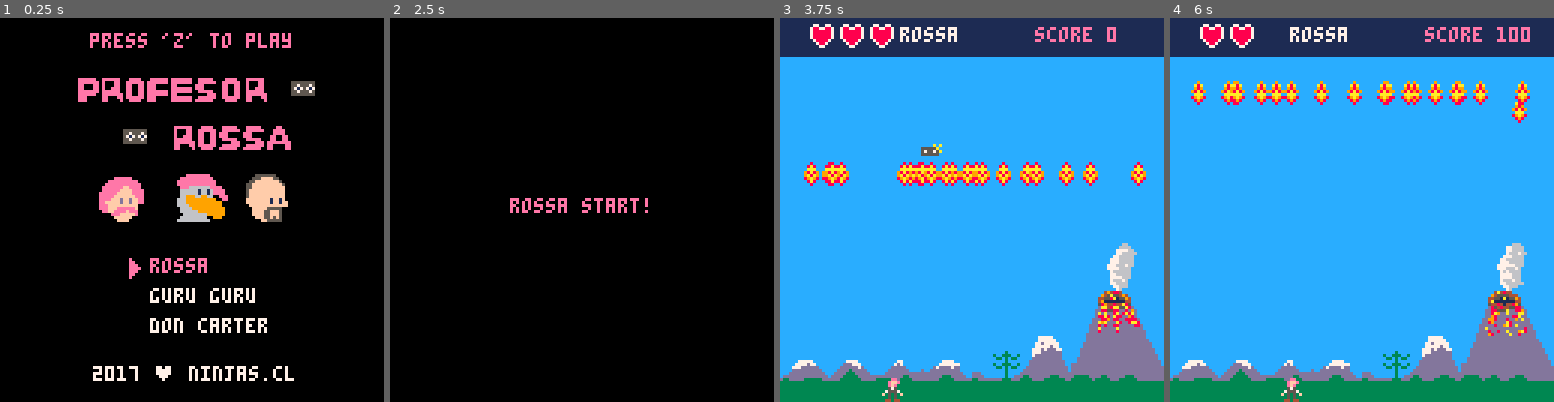
Above: before the commit, frames 1-4 (left to right).
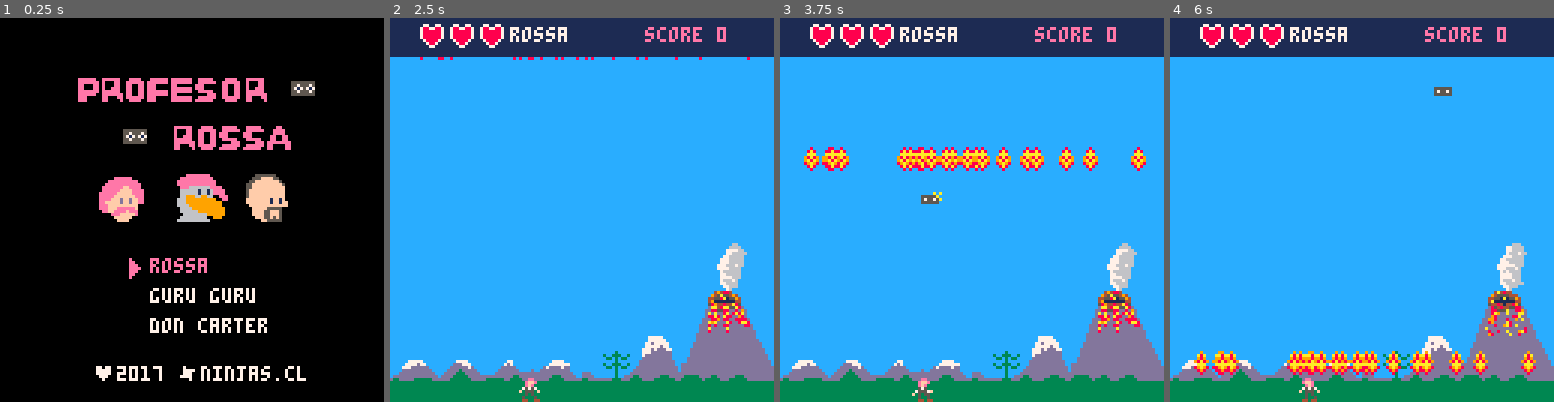
Above: after the commit, the same moments.

Repository: NinjasCL/rossa
Game: PICO-8 cartridge rossa.p8
The game is run twice, just before and just after one commit, with the same random seed, the same clock (stepped at 60 frames per second) and the same inputs.
Inputs:
- Up to frame 1 (0.25 s): no input
- Up to frame 2 (2.5 s): tap X (X key) at 0.33, 1.07, 1.85 s; tap O (Z key) at 0.7, 1.7, 2.1 s; hold Right 1.6-2.1 s; hold Up 2.15-2.42 s; hold Right from 2.47 s (still down)
- Up to frame 3 (3.75 s): tap O (Z key) every 0.4 s from 2.5 to 3.7 s; tap X (X key) at 2.97 s; release Right at 3.03 s; hold Left 3.08-3.58 s; hold Down from 3.63 s (still down)
- Up to frame 4 (6 s): release Down at 3.97 s; hold Right 4.02-4.68 s; tap X (X key) at 4.08, 5.2 s; tap O (Z key) every 0.4 s from 4.1 to 5.7 s; hold Up 4.73-5.03 s; hold Left 5.08-5.68 s; hold Down from 5.73 s (still down)

The runs differ from the first frame. In frame 1, 1.6% of the frame differs, in the area x 23-80%, y 3-95%; in frame 2, 100%, in the area x 0-100%, y 0-100%; in frame 3, 4.7%; in frame 4, 5.7%.

Commit message:
fixed bugs
lower difficulty

Diff:
--- a/rossa.p8
+++ b/rossa.p8
@@ -1,5 +1,5 @@
 pico-8 cartridge // http://www.pico-8.com
-version 8
+version 18
 __lua__
 -- profesor rossa
 -- ninjas.cl
@@ -479,12 +479,19 @@
 	end
 
 	if btnp(buttons.left)
-		or btnp(buttons.right) then
+		or btnp(buttons.right)
+		or btnp(buttons.a)
+		or btnp(buttons.b)
+		or btnp(buttons.up)
+		or btnp(buttons.down)
+		 then
 				audio.sfx = game.sfxs.walk
 	end
 
 
-	if btn(buttons.left) then
+	if btn(buttons.left)
+	or btn(buttons.b)
+	or btn(buttons.down)then
 
 			if player.is_hurt() then
 				player.state =
@@ -506,12 +513,15 @@
 				player.pos.x -
 				game.difficulty.speed
 
-			player.pos.x = max(0,
-																player.pos.x)
-
-	end
-
-	if btn(buttons.right) then
+			-- check collision left
+			-- give 4 pixel more allowed
+			player.pos.x = max(-4, player.pos.x)
+
+	end
+
+	if btn(buttons.right)
+	or btn(buttons.a)
+	or btn(buttons.up) then
 
 			if player.is_hurt() then
 				player.state =
@@ -533,9 +543,10 @@
 				player.pos.x +
 				game.difficulty.speed
 
+			-- check collision right
+			-- give 4 pixel more allowed
 			player.pos.x = min(
-											screen.width -
-											bitmap_unit,
+											screen.width - bitmap_unit + 4,
 											player.pos.x)
 	end
 
@@ -996,12 +1007,12 @@
 
 gameplay.score = {}
 gameplay.score.step = 1
-gameplay.score.limit = 500
+gameplay.score.limit = 250
 
 gameplay.score.check =
 function ()
 
-	-- give life every 500 points
+	-- give life every 250 points
 
 	if flr(player.score) >=
 	gameplay.score.step *
@@ -1115,7 +1126,10 @@
 
 end
 
-gameover = {}
+gameover = {
+  continue = false
+}
+
 gameover.draw =
 function ()
 
@@ -1134,8 +1148,30 @@
 	if game.state ==
 		game.states.over_idle then
 
-		if btn(buttons.a) then
-			_init()
+		-- restart
+
+		if game.time.wait(3) then
+				gameover.continue = true
+		end
+
+		if gameover.continue then
+				if btn(buttons.a)
+				or btn(buttons.b)
+				or btn(buttons.left)
+				or btn(buttons.right)
+				or btn(buttons.up)
+				or btn(buttons.down)
+				then
+				  gameover.continue = false
+					_init()
+				end
+		end
+
+		-- 15 seconds to restart
+		-- if no input is given
+		if game.time.wait(15) then
+		  gameover.continue = false
+		  _init()
 		end
 
 		local x = 50
@@ -1193,8 +1229,8 @@
 			player.score,x ,y + 40,
 			colors.yellow)
 
-		print("press 'z' to restart",
-		x - 20, y + 70, colors.white)
+		--print("press 'z' to restart",
+		--x - 20, y + 70, colors.white)
 
 	end
 end
@@ -1264,7 +1300,7 @@
 	local state = pointer.state
 					or states.rossa
 
-	if btnp(buttons.up) then
+	if btnp(buttons.up) or btnp(buttons.left) then
 
 		audio.sfx = game.sfxs.click
 
@@ -1287,7 +1323,7 @@
 		end
 	end
 
-	if btnp(buttons.down) then
+	if btnp(buttons.down) or btnp(buttons.right) then
 
 		audio.sfx = game.sfxs.click
 
@@ -1403,17 +1439,17 @@
 
 		menu.options.draw()
 
-		print("press 'z' to play",
-			menu.logo.pos.x + 5,
-			menu.logo.pos.y - 15,
-			colors.pink)
-
-		print("2017 ♥ ninjas.cl",
+		--print("press 'z' to play",
+		--	menu.logo.pos.x + 5,
+		--	menu.logo.pos.y - 15,
+		--	colors.pink)
+
+		print("♥2017 ✽ninjas.cl",
 			menu.logo.pos.x + 6,
 			menu.logo.pos.total_y + 40,
 			colors.white)
 
-		if btnp(buttons.a) then
+		if btnp(buttons.a) or btnp(buttons.b) then
 			game.state =
 				game.states.play
 		end
@@ -1460,8 +1496,7 @@
 
  entities.items = {}
  entities.vhs.counter = 0
- entities.vhs.showing_score =
- 																							false
+ entities.vhs.showing_score = false
  entities.vhs.last = nil
 
  game.time.frame_counter = 0
@@ -1469,7 +1504,7 @@
  menu.pointer.state =
  	menu.pointer.states.rossa
 
- game.difficulty.speed = 1.5
+ game.difficulty.speed = 1
 
 end
 
@@ -1658,156 +1790,22 @@
 000000000000000028292a2b2c2e2e2f0000007374747878787874747500464646737474787878787474750000000073747478787878747475000062637b7c0070717d7e467071abac00471011461314151617464600000000000000000000000000000000000000000000000000000000000000000000000000000000000000
 303132333435363738393a3b3c3d3e3f00000000000000464646464600000000000000000000000000000000000000000000000000000000000000737879750073787975007378797500004747474646464700004600000000000000000000000000000000000000000000000000000000000000000000000000000000000000
 2d2d2d2d2d2d2d2d2d2d2d2d2d2d2d2d00000000004646464646464646464646000000000000000000000000000000000000000000000000000000000000000000000000000000000000004747474700000000000000000000000000000000000000000000000000000000000000000000000000000000000000000000000000
-0000000000000000000000000000000000000000000000000000000000000000000000000000000000000000000000000000000000000000000000000000000000000000000000000000000000000000000000000000000000000000000000000000000000000000000000000000000000000000000000000000000000000000
-0000000000000000000000000000000000000000000000000000000000000000000000000000000000000000000000000000000000000000000000000000000000000000000000000000000000000000000000000000000000000000000000000000000000000000000000000000000000000000000000000000000000000000
-0000000000000000000000000000000000000000000000000000000000000000000000000000000000000000000000000000000000000000000000000000000000000000000000000000000000000000000000000000000000000000000000000000000000000000000000000000000000000000000000000000000000000000
-0000000000000000000000000000000000000000000000000000000000000000000000000000000000000000000000000000000000000000000000000000000000000000000000000000000000000000000000000000000000000000000000000000000000000000000000000000000000000000000000000000000000000000
-0000000000000000000000000000000000000000000000000000000000000000000000000000000000000000000000000000000000000000000000000000000000000000000000000000000000000000000000000000000000000000000000000000000000000000000000000000000000000000000000000000000000000000
-0000000000000000000000000000000000000000000000000000000000000000000000000000000000000000000000000000000000000000000000000000000000000000000000000000000000000000000000000000000000000000000000000000000000000000000000000000000000000000000000000000000000000000
-0000000000000000000000000000000000000000000000000000000000000000000000000000000000000000000000000000000000000000000000000000000000000000000000000000000000000000000000000000000000000000000000000000000000000000000000000000000000000000000000000000000000000000
-0000000000000000000000000000000000000000000000000000000000000000000000000000000000000000000000000000000000000000000000000000000000000000000000000000000000000000000000000000000000000000000000000000000000000000000000000000000000000000000000000000000000000000
-0000000000000000000000000000000000000000000000000000000000000000000000000000000000000000000000000000000000000000000000000000000000000000000000000000000000000000000000000000000000000000000000000000000000000000000000000000000000000000000000000000000000000000
-0000000000000000000000000000000000000000000000000000000000000000000000000000000000000000000000000000000000000000000000000000000000000000000000000000000000000000000000000000000000000000000000000000000000000000000000000000000000000000000000000000000000000000
-0000000000000000000000000000000000000000000000000000000000000000000000000000000000000000000000000000000000000000000000000000000000000000000000000000000000000000000000000000000000000000000000000000000000000000000000000000000000000000000000000000000000000000
-0000000000000000000000000000000000000000000000000000000000000000000000000000000000000000000000000000000000000000000000000000000000000000000000000000000000000000000000000000000000000000000000000000000000000000000000000000000000000000000000000000000000000000
-0000000000000000000000000000000000000000000000000000000000000000000000000000000000000000000000000000000000000000000000000000000000000000000000000000000000000000000000000000000000000000000000000000000000000000000000000000000000000000000000000000000000000000
-0000000000000000000000000000000000000000000000000000000000000000000000000000000000000000000000000000000000000000000000000000000000000000000000000000000000000000000000000000000000000000000000000000000000000000000000000000000000000000000000000000000000000000
-0000000000000000000000000000000000000000000000000000000000000000000000000000000000000000000000000000000000000000000000000000000000000000000000000000000000000000000000000000000000000000000000000000000000000000000000000000000000000000000000000000000000000000
-0000000000000000000000000000000000000000000000000000000000000000000000000000000000000000000000000000000000000000000000000000000000000000000000000000000000000000000000000000000000000000000000000000000000000000000000000000000000000000000000000000000000000000
-0000000000000000000000000000000000000000000000000000000000000000000000000000000000000000000000000000000000000000000000000000000000000000000000000000000000000000000000000000000000000000000000000000000000000000000000000000000000000000000000000000000000000000
-0000000000000000000000000000000000000000000000000000000000000000000000000000000000000000000000000000000000000000000000000000000000000000000000000000000000000000000000000000000000000000000000000000000000000000000000000000000000000000000000000000000000000000
-0000000000000000000000000000000000000000000000000000000000000000000000000000000000000000000000000000000000000000000000000000000000000000000000000000000000000000000000000000000000000000000000000000000000000000000000000000000000000000000000000000000000000000
-0000000000000000000000000000000000000000000000000000000000000000000000000000000000000000000000000000000000000000000000000000000000000000000000000000000000000000000000000000000000000000000000000000000000000000000000000000000000000000000000000000000000000000
-0000000000000000000000000000000000000000000000000000000000000000000000000000000000000000000000000000000000000000000000000000000000000000000000000000000000000000000000000000000000000000000000000000000000000000000000000000000000000000000000000000000000000000
-0000000000000000000000000000000000000000000000000000000000000000000000000000000000000000000000000000000000000000000000000000000000000000000000000000000000000000000000000000000000000000000000000000000000000000000000000000000000000000000000000000000000000000
-0000000000000000000000000000000000000000000000000000000000000000000000000000000000000000000000000000000000000000000000000000000000000000000000000000000000000000000000000000000000000000000000000000000000000000000000000000000000000000000000000000000000000000
-…(130 lines of a section not shown)…
+…(19 lines of a section not shown)…
Not shown, changed: 129 lines of the sprite sheet (__gfx__) section of rossa.p8
Not shown, changed: the thumbnail (__label__) section of rossa.p8
Not shown, changed: the music (__music__) section of rossa.p8
Not shown, changed: the sound effects (__sfx__) section of rossa.p8
